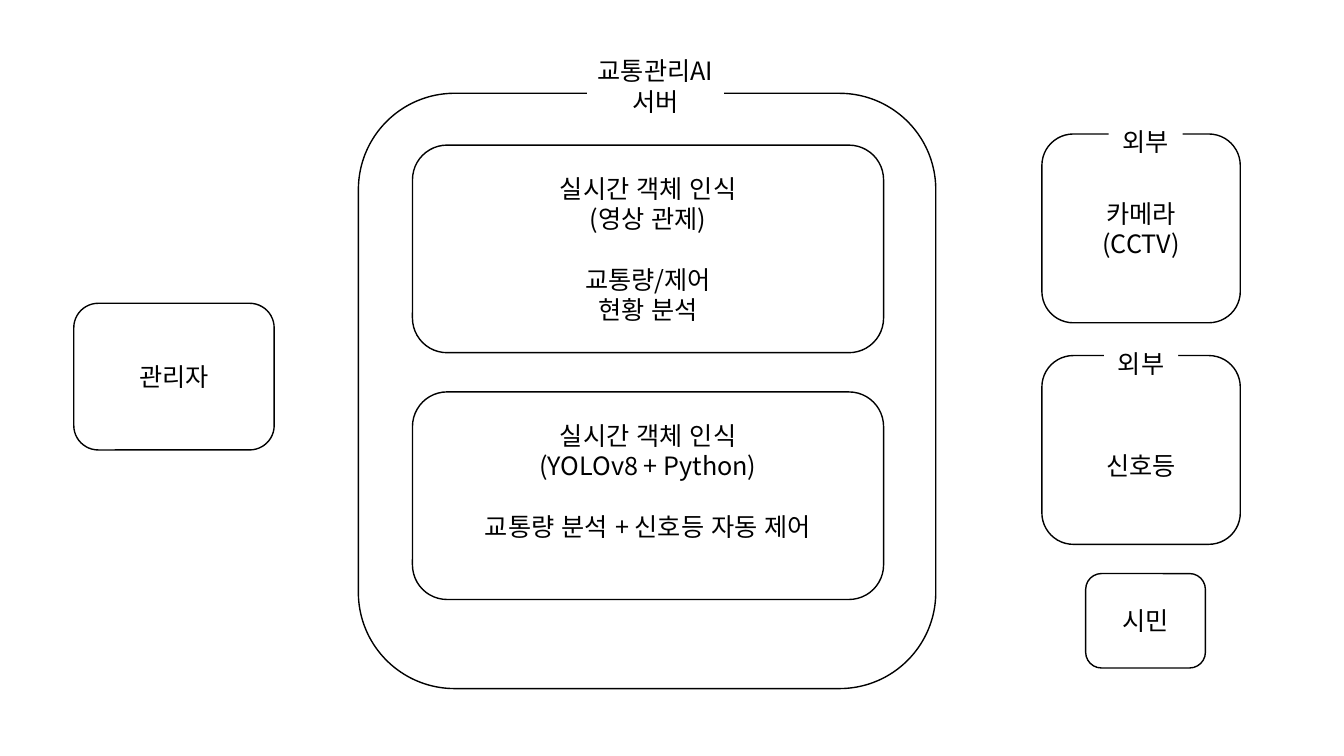
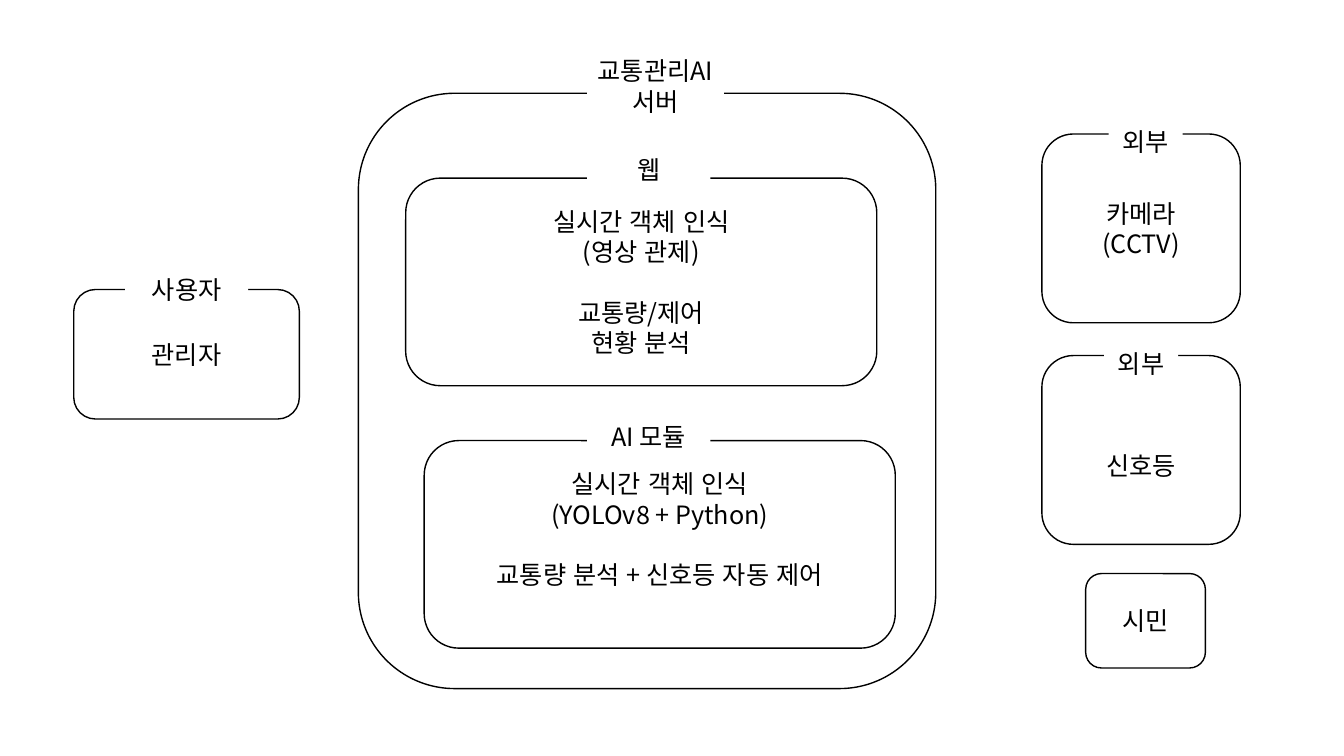
Before and after one commit to Wjfjs/Capstone, a slide deck: slide 2 of 캡스톤 디자인/시스템 구성도/MINERVA 시스템 구성도 V0.2.pptx. Drawn at 1344x756 pixels with LibreOffice and Linux fonts; fonts in the diff are those of the drawing. Boxes give left, top, right and bottom in pixels: in the first picture for what was removed or moved away, otherwise in the second. Text is boxed around its words. In the diff, an @@ line names an element or a change of style, - is before the commit and + after.

```diff
--- a/캡스톤 디자인/시스템 구성도/MINERVA 시스템 구성도 V0.2.pptx
+++ b/캡스톤 디자인/시스템 구성도/MINERVA 시스템 구성도 V0.2.pptx
@@ rounded rectangle "실시간 객체 인식": place and size @@
-rounded rectangle "실시간 객체 인식" at [412, 145, 883, 353]
+rounded rectangle "실시간 객체 인식" at [405, 178, 876, 386]
@@ text added at [637, 158, 660, 181], 18 pt, text #000000 @@
+웹
@@ rounded rectangle "관리자": place and size @@
-rounded rectangle "관리자" at [74, 303, 274, 451]
+rounded rectangle "관리자" at [74, 289, 299, 418]
@@ text added at [152, 278, 222, 301], 18 pt, text #000000 @@
+사용자
@@ rounded rectangle "실시간 객체 인식": place and size @@
-rounded rectangle "실시간 객체 인식" at [412, 392, 883, 600]
+rounded rectangle "실시간 객체 인식" at [424, 441, 895, 648]
@@ text added at [611, 426, 686, 448], 18 pt, text #000000 @@
+AI 모듈
```
